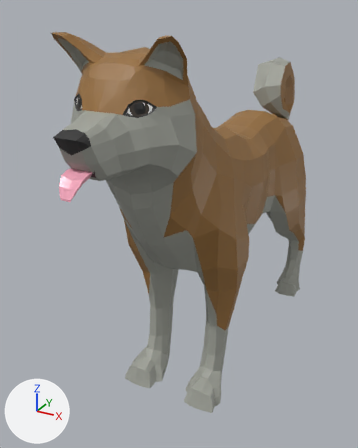
The glTF model assets/models/shiba/ShibaInu.glb, before and after one commit.
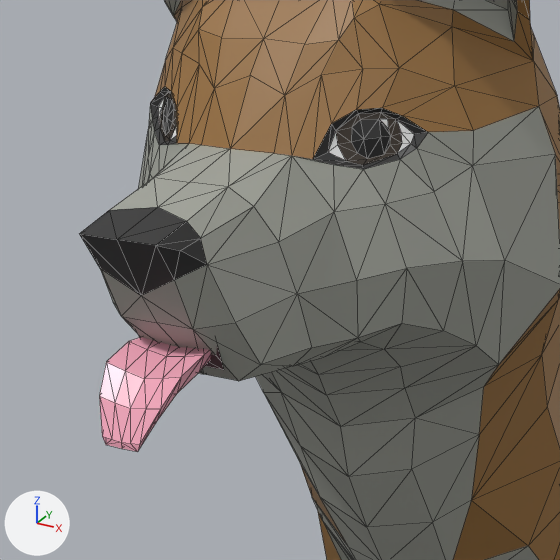
Old and new are each drawn whole from a camera (50 mm lens) standing at (1.79, -4.48, 3.24) and looking at (-0.25, -0.76, 1.38) and again close up on the part from 8% to 55% of the width and 15% to 52% of the height. The axes (+X, +Y, +Z) are drawn at lower left. The lights are the same throughout. The older version's two pictures come first. The close-ups show mesh edges as thin lines. Vertices at exactly the same position are counted once.

The first close-up shows 'ShibaInu'.
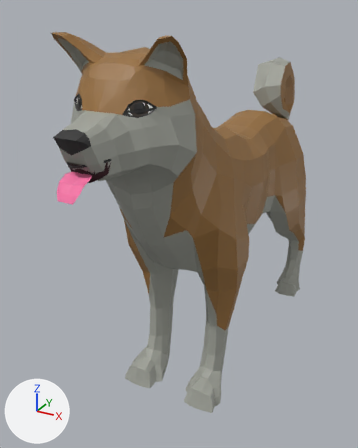
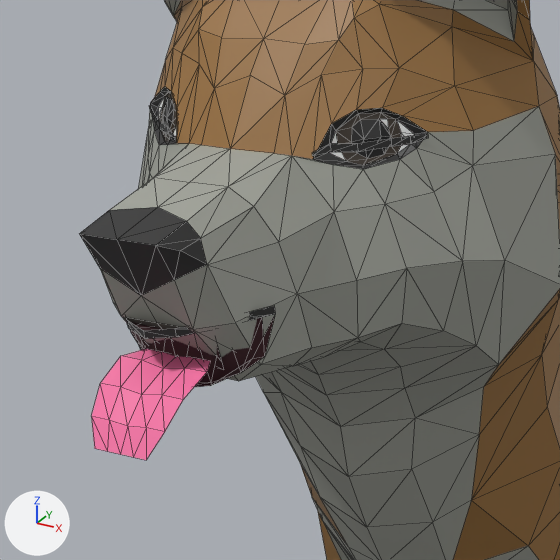
Changed parts and their boxes (x1, y1, x2, y2) in the close-ups (560 x 560 px; the box of a moved part takes in the faces that stretch with it):
'ShibaInu', recoloured, reshaped
    both: (80, 0, 560, 560)
part 1 of me_shibainu_cube, rebuilt
    before: (100, 337, 211, 452)
    after: (91, 349, 211, 460)
part 2 of me_shibainu_cube, added
    after: (126, 306, 275, 387)
part 3 of me_shibainu_cube, moved or reshaped
    both: (148, 87, 472, 212)

The change, as a list of edits to the scene's bpy script:
```text
Change mat_pink_tongue:
    mat_pink_tongue.base_color: (0.97, 0.42, 0.54) -> (1.0, 0.2, 0.42)  # pink #fcadc2 -> pink #ff7cad
Change me_shibainu_cube:
    used by ob_shibainu; location = (0.0, 0.0, 0.0)
    remove me_shibainu_cube.from_pydata(...)  # 1029 vertices, 2038 faces; spans x -0.54..0.54, y -2.53..1.45, z 0.0..3.1
    add me_shibainu_cube.from_pydata(...)  # 1082 vertices, 2052 faces; spans x -0.54..0.54, y -2.54..1.45, z 0.0..3.1
    me_shibainu_cube part 1: the loose piece of 48 vertices spanning x -0.08..0.08, y -2.53..-2.28, z 2.25..2.39 is rebuilt with 25 vertices and now spans x -0.09..0.09, y -2.54..-2.37, z 2.25..2.37
    me_shibainu_cube part 2: a new loose piece of 33 vertices spanning x -0.17..0.17, y -2.45..-2.31, z 2.32..2.47
    me_shibainu_cube part 3
    42 faces are deleted
    43 vertices are added at x -0.3..0.3, y -2.16..-2.03, z 2.66..2.76
    44 new faces join them, mat_black2 (black #2e2e2e)
    18 new faces join them, mat_main_light2 (grey #a3a59c)
```
